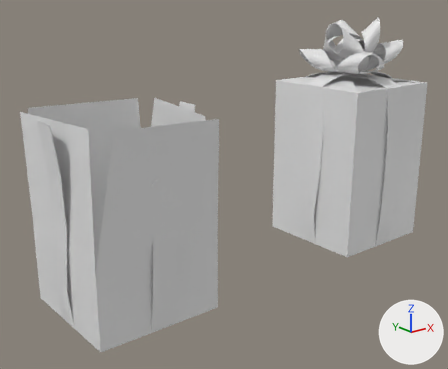
Renders of the Blender file towns/toyland/wrapping_res.blend from each side of a commit.
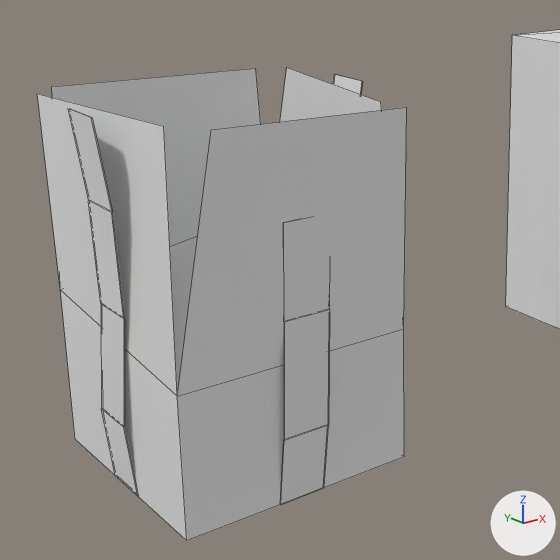
Each version is shown whole from a camera (50 mm lens) standing at (-9.27, -7.74, 4.65) and looking at (-3.01, 0.08, 1.52), then close up on the part from 0% to 67% of the width and 17% to 98% of the height. The axes (+X, +Y, +Z) are drawn at lower right. The lights are the same throughout. The close-ups show mesh edges as thin lines.

Names of what the first close-up shows: 'Wrap_M_PaperUn0', 'Wrap_M_PaperUn1', 'Wrap_M_RibUn1'.
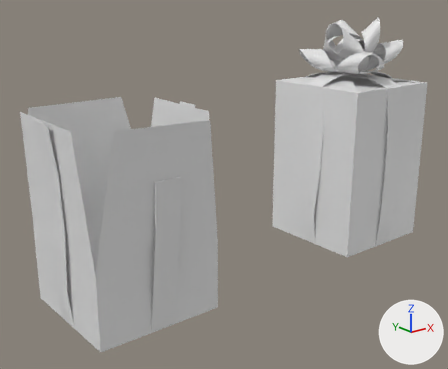
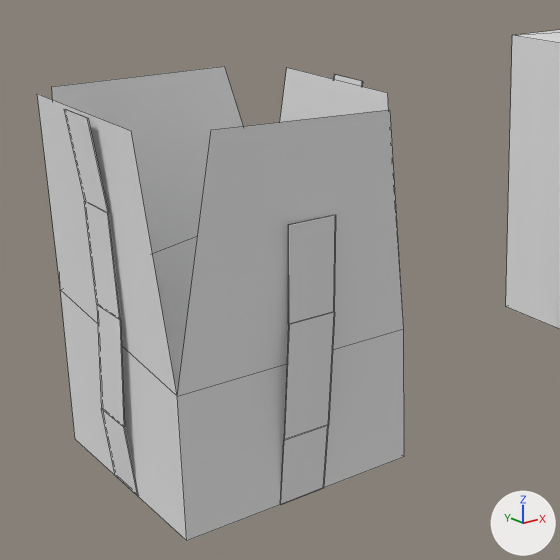
The change, as a diff of the scene's bpy script:
```diff
--- a/towns/toyland/wrapping_res.blend.py
+++ b/towns/toyland/wrapping_res.blend.py
@@ me_plane_007 @@
 me_plane_007.from_pydata(...)  # 32 vertices, 12 faces; spans x -1.12..1.2, y -1.14..1.08, z 0.0..3.0
 # used by ob_wrap_m_ribun1; location = (-5.0, 0.0, 0.0)
 # before: 14 (0.26, -1.05, 1.5), 15 (-0.14, -1.05, 1.5), 30 (0.23, -1.14, 2.28), 31 (-0.17, -1.14, 2.28)
+# me_plane_007 part 1: the loose piece of 10 vertices spanning x -1.12..-1.0, y -0.27..0.21, z 0.0..3.0 is multiplied about its middle by the matrix ((1.0, 0.004, -0.012), (-0.004, 1.0, 0.0), (0.012, 0.0, 1.0)), then moved by (-0.02, 0.0, 0.0)
+# me_plane_007 part 2
+for i in [14, 15, 30, 31]: me_plane_007.vertices[i].co += Vector((0.0, -0.06, 0.0))
 me_plane_007.materials.append(mat_toyland_red)
@@ me_plane_001 @@
 me_plane_001.from_pydata(...)  # 16 vertices, 8 faces; spans x -1.07..1.09, y -1.27..1.13, z 0.0..3.0
 # used by ob_wrap_m_paperun1; location = (-5.0, 0.0, 0.0)
-me_plane_001.vertices[14].co = (0.79, -1.0, 3.0)  # pixel (380, 101)
-me_plane_001.vertices[15].co = (0.82, -1.27, 3.0)  # pixel (406, 107)
-me_plane_001.vertices[11].co = (0.85, 0.87, 3.0)  # pixel (255, 68)
-me_plane_001.vertices[12].co = (-0.85, -0.76, 3.0)  # pixel (163, 126)
+# me_plane_001 part 3
+me_plane_001.vertices[14].co = (1.05, -0.74, 3.0)  # pixel (387, 92)
+me_plane_001.vertices[15].co = (0.67, -1.27, 3.0)  # pixel (390, 109)
+# me_plane_001 part 4
+me_plane_001.vertices[11].co = (0.7, 1.14, 3.0)  # pixel (224, 66)
+# me_plane_001 part 5
+me_plane_001.vertices[12].co = (-1.08, -0.76, 3.0)  # pixel (131, 130)
 me_plane_001.materials.append(mat_toyland_buildingwrap)
```

Boxes (x1, y1, x2, y2) around the edits, measured in the close-ups (560 x 560 px; the box of a moved part takes in the faces that stretch with it):
'Wrap_M_PaperUn1', reshaped: before (37, 68, 407, 541); after (37, 66, 404, 541)
'Wrap_M_RibUn1', reshaped: before (68, 74, 363, 504); after (64, 74, 363, 504)
part 1 of me_plane_007, moved or reshaped: before (68, 109, 138, 496); after (64, 109, 138, 496)
part 2 of me_plane_007, moved or reshaped: before (283, 220, 330, 441); after (284, 215, 336, 441)
part 3 of me_plane_001, moved or reshaped: before (177, 68, 407, 396); after (177, 68, 404, 396)
part 4 of me_plane_001, moved or reshaped: before (52, 69, 261, 246); after (52, 66, 243, 253)
part 5 of me_plane_001, moved or reshaped: (37, 94, 177, 396) in both
